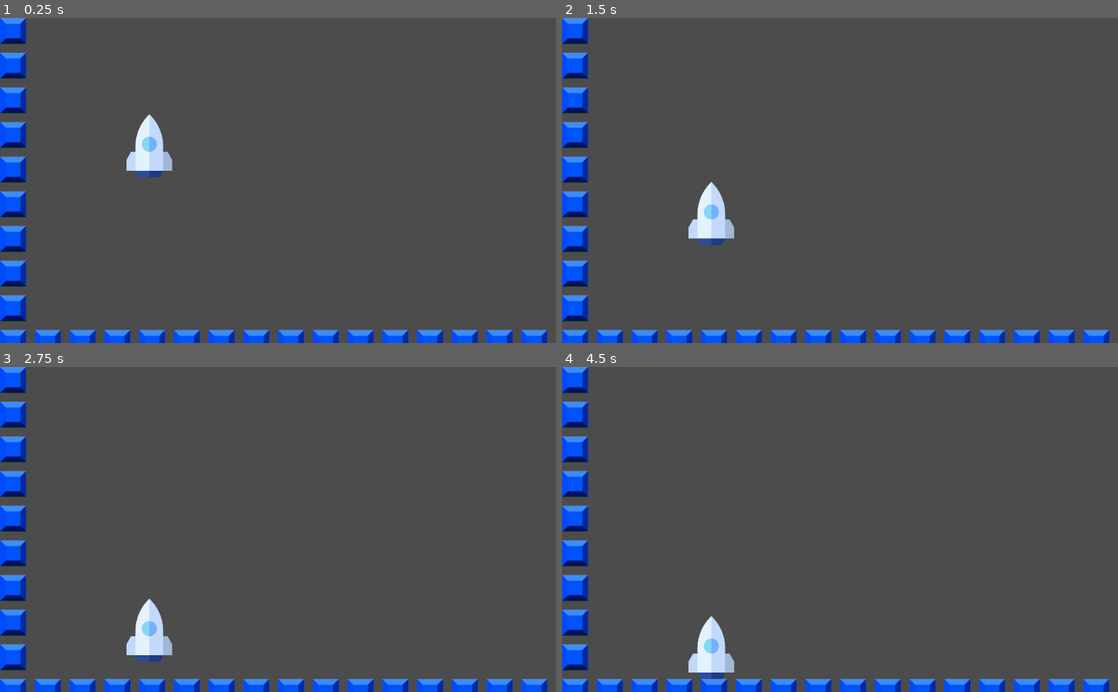
Above: before the commit, frames 1-4 (two rows, left to right).
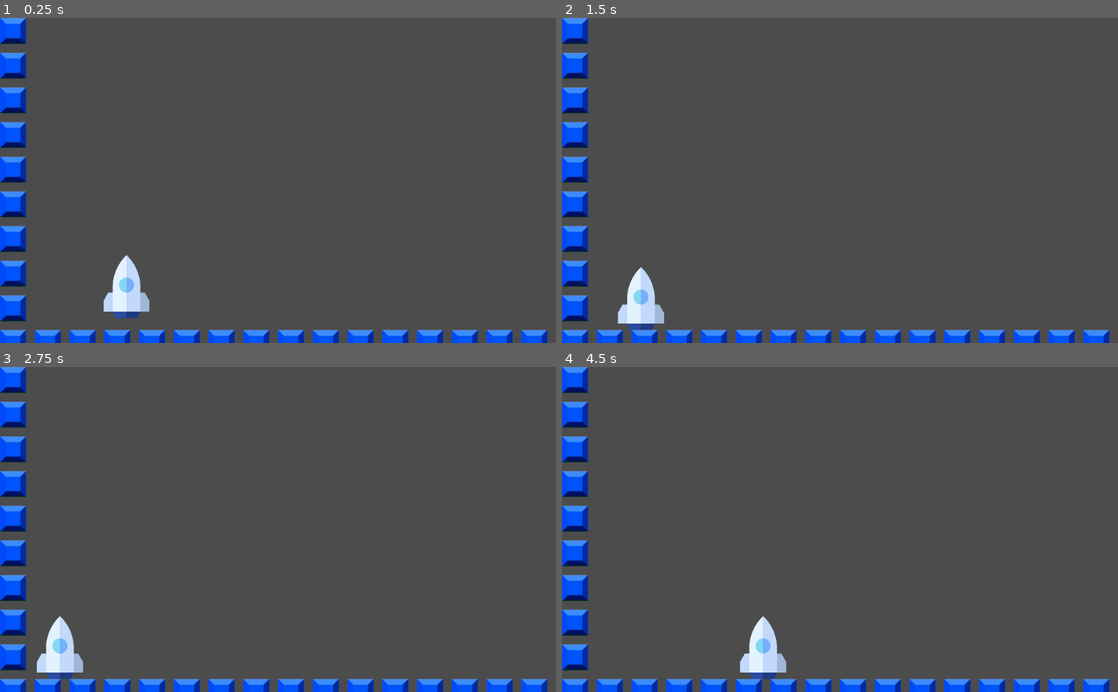
Above: after the commit, the same moments.

Repository: paul-asvb/raekaetae
Game: Godot game, scene res://src/levels/TestLevel.tscn
Same seed, same stepped clock (60 frames per second), same inputs: the game is played once before the commit and once after it.
Inputs:
- Up to frame 1 (0.25 s): no input
- Up to frame 2 (1.5 s): hold Right (move_right, bound only after the commit) 0.53-1.28 s; hold A (move_left, bound only after the commit) from 1.28 s (still down)
- Up to frame 3 (2.75 s): release A (move_left, bound only after the commit) at 2.03 s; hold Right (move_right, bound only after the commit) from 2.03 s (still down)
- Up to frame 4 (4.5 s): tap Enter at 3.5 s; release Right (move_right, bound only after the commit) at 3.53 s; hold A (move_left, bound only after the commit) from 3.53 s (still down)

The runs differ from the first frame. In frame 1, 2.0% of the frame differs, in the area x 18-31%, y 29-93%; in frame 2, 2.0%, in the area x 10-31%, y 50-96%; in frame 3, 2.0%; in frame 4, 2.0%.

Commit message:
add player input

Diff:
--- a/project.godot
+++ b/project.godot
@@ -24,6 +24,26 @@
 run/main_scene="res://src/levels/TestLevel.tscn"
 config/icon="res://assets/rakete.png"
 
+[input]
+
+move_left={
+"deadzone": 0.5,
+"events": [ Object(InputEventKey,"resource_local_to_scene":false,"resource_name":"","device":0,"alt":false,"shift":false,"control":false,"meta":false,"command":false,"pressed":false,"scancode":65,"unicode":0,"echo":false,"script":null)
+, Object(InputEventKey,"resource_local_to_scene":false,"resource_name":"","device":0,"alt":false,"shift":false,"control":false,"meta":false,"command":false,"pressed":false,"scancode":16777231,"unicode":0,"echo":false,"script":null)
+ ]
+}
+move_right={
+"deadzone": 0.5,
+"events": [ Object(InputEventKey,"resource_local_to_scene":false,"resource_name":"","device":0,"alt":false,"shift":false,"control":false,"meta":false,"command":false,"pressed":false,"scancode":16777233,"unicode":0,"echo":false,"script":null)
+, Object(InputEventKey,"resource_local_to_scene":false,"resource_name":"","device":0,"alt":false,"shift":false,"control":false,"meta":false,"command":false,"pressed":false,"scancode":68,"unicode":0,"echo":false,"script":null)
+ ]
+}
+
+[layer_names]
+
+2d_physics/layer_1="player"
+2d_physics/layer_2="world"
+
 [rendering]
 
 environment/default_environment="res://default_env.tres"
--- a/src/actors/Actor.gd
+++ b/src/actors/Actor.gd
@@ -1,15 +1,6 @@
 extends KinematicBody2D
 class_name Actor
 
-var velocity: = Vector2.ZERO
-
-export var speed: = Vector2(300,100)
-export var gravity : = 300
-
-func _physics_process(delta: float) -> void:
-	velocity.y = gravity *delta
-	velocity.y= max(velocity.y,speed.y)
-	velocity = move_and_slide(velocity)
 
 # Declare member variables here. Examples:
 # var a = 2
--- a/src/actors/Player.gd
+++ b/src/actors/Player.gd
@@ -1,9 +1,18 @@
 extends Actor
 
+var velocity: = Vector2.ZERO
 
-# Declare member variables here. Examples:
-# var a = 2
-# var b = "text"
+export var speed: = Vector2(300,100)
+export var gravity : = 300
+export var thrust := Vector2(0,0)
+
+func _physics_process(delta: float) -> void:
+	velocity.y = gravity *delta
+	velocity.y= max(velocity.y,speed.y)
+	velocity = move_and_slide(velocity)
+	var direction: = Vector2(Input.get_action_strength("move_left")-Input.get_action_strength("move_right"),0)
+	velocity= speed * direction
+	return
 
 
 # Called when the node enters the scene tree for the first time.
--- a/src/actors/Player.tscn
+++ b/src/actors/Player.tscn
@@ -7,6 +7,7 @@
 extents = Vector2( 141, 193 )
 
 [node name="Player" type="KinematicBody2D"]
+collision_mask = 2
 script = ExtResource( 2 )
 
 [node name="CollisionShape2D" type="CollisionShape2D" parent="."]
@@ -15,3 +16,5 @@
 [node name="rakete" type="Sprite" parent="."]
 scale = Vector2( 1, 1.00869 )
 texture = ExtResource( 1 )
+
+[node name="CollisionPolygon2D" type="CollisionPolygon2D" parent="."]
--- a/src/levels/TestLevel.tscn
+++ b/src/levels/TestLevel.tscn
@@ -33,9 +33,10 @@
 
 [node name="TileMap" type="TileMap" parent="."]
 tile_set = SubResource( 2 )
+collision_layer = 2
 format = 1
 tile_data = PoolIntArray( 0, 0, 0, 16, 0, 0, 65536, 0, 0, 65552, 0, 0, 131072, 0, 0, 131088, 0, 0, 196608, 0, 0, 196624 …(400 unchanged characters)…
 
 [node name="Player" parent="TileMap" instance=ExtResource( 2 )]
-position = Vector2( 275, 211 )
+position = Vector2( 233, 471 )
 scale = Vector2( 0.3, 0.3 )
